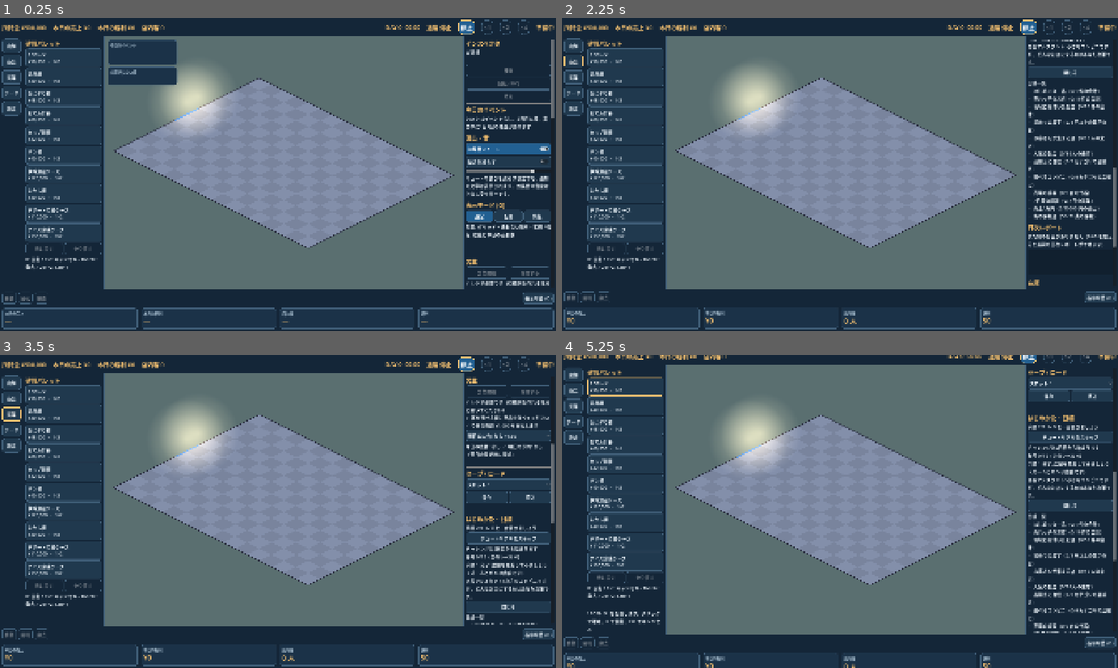
Above: before the commit, frames 1-4 (two rows, left to right).
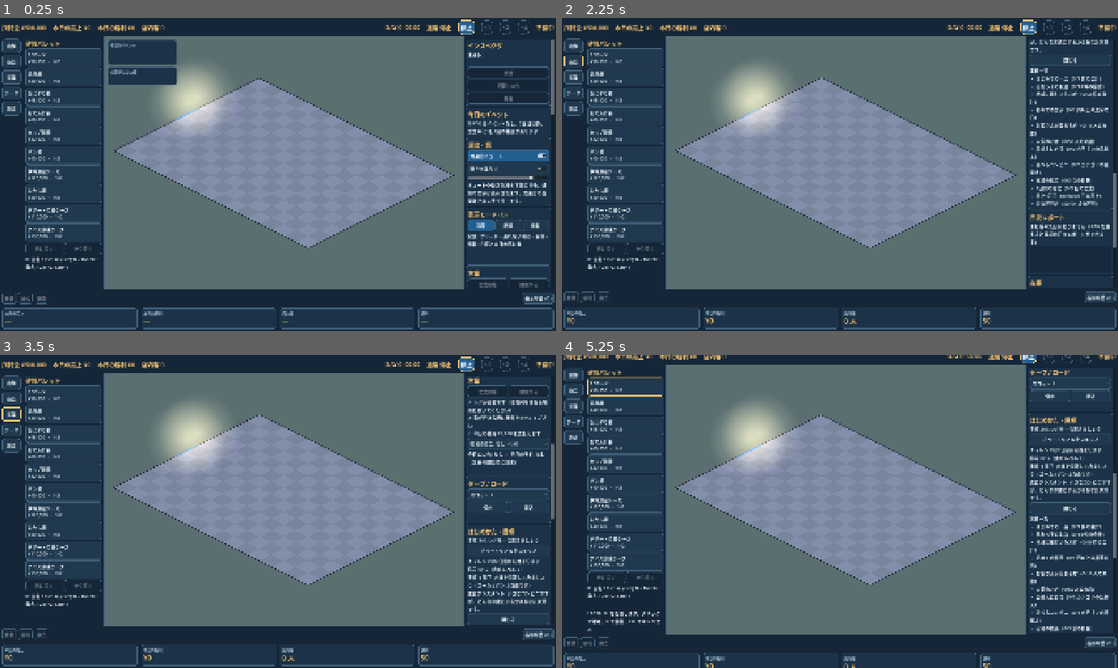
Above: after the commit, the same moments.

Repository: yn217/Convenience_store_Sim
Game: Godot game, scene res://scenes/main/Main.tscn
The game is run twice, just before and just after one commit, with the same random seed, the same clock (stepped at 60 frames per second) and the same inputs.
Inputs:
- Up to frame 1 (0.25 s): no input
- Up to frame 2 (2.25 s): click "停止" at 0.5 s; click "店舗" at 1.25 s; click "商品" at 2 s
- Up to frame 3 (3.5 s): click "営業" at 2.75 s
- Up to frame 4 (5.25 s): click "データ" at 3.5 s; click "設定" at 4.25 s; click "POSレジ ¥90,000 ・ 1×2" at 5 s

The runs differ from the first frame. In frame 1, 4.5% of the frame differs, in the area x 83-100%, y 7-87%; in frame 2, 4.4%; in frame 3, 4.3%; in frame 4, 4.2%.

Commit message:
feat(ui): inspector sections become stacked cards (#61)
Each inspector section (SectionTitle label plus the nodes after it) moves into its own Card PanelContainer instead of being separated by HSeparators. CommandBar and LeftNav look nodes up recursively, and the tests find nodes by name. No texts or behaviour change.

Co-Authored-By: Claude Haiku <noreply@anthropic.com>

Diff:
--- a/scripts/presentation/command_bar.gd
+++ b/scripts/presentation/command_bar.gd
@@ -8,7 +8,6 @@
 	{"label": "回転", "target": "RotateButton"},
 	{"label": "撤去", "target": "RemoveButton"},
 ]
-const BODY := "../MainArea/FixtureInspector/Scroll/Body"
 
 var _pairs: Array = []   # [bar button, inspector button]
 var _mode_button: Button
@@ -19,18 +18,16 @@
 	var row := HBoxContainer.new()
 	row.add_theme_constant_override("separation", 8)
 	add_child(row)
-	var body := get_node_or_null(BODY)
-	if body != null:
-		for a in ACTIONS:
-			var target := body.get_node_or_null(a["target"]) as Button
-			if target == null:
-				continue
-			var b := Button.new()
-			b.text = a["label"]
-			b.focus_mode = Control.FOCUS_NONE
-			b.pressed.connect(func(): target.pressed.emit())
-			row.add_child(b)
-			_pairs.append([b, target])
+	for a in ACTIONS:
+		var target := get_parent().find_child(a["target"], true, false) as Button   # the inspector's button (sections are cards now)
+		if target == null:
+			continue
+		var b := Button.new()
+		b.text = a["label"]
+		b.focus_mode = Control.FOCUS_NONE
+		b.pressed.connect(func(): target.pressed.emit())
+		row.add_child(b)
+		_pairs.append([b, target])
 	var spacer := Control.new()
 	spacer.size_flags_horizontal = Control.SIZE_EXPAND_FILL
 	spacer.mouse_filter = Control.MOUSE_FILTER_IGNORE
--- a/scripts/presentation/left_nav.gd
+++ b/scripts/presentation/left_nav.gd
@@ -5,7 +5,6 @@
 ## visibility toggling, so every section stays where the controllers placed it.
 
 const WIDTH := 72
-const BODY := "FixtureInspector/Scroll/Body"   # relative to the MainArea (this node's parent)
 ## Each entry: button label, and the section-title prefixes to try in order (first match wins).
 const ITEMS := [
 	{"label": "店舗", "keys": ["選択", "未選択"]},
@@ -37,14 +36,14 @@
 	var parent_node := get_parent()
 	if parent_node == null:
 		return
-	var body := parent_node.get_node_or_null(BODY)
-	if body == null:
+	var inspector := parent_node.find_child("FixtureInspector", true, false)
+	if inspector == null:
 		return
-	var scroll := body.get_parent() as ScrollContainer
+	var scroll := inspector.find_child("Scroll", true, false) as ScrollContainer
 	if scroll == null:
 		return
 	for key in keys:
-		for node in body.find_children("*", "Label", true, false):
+		for node in inspector.find_children("*", "Label", true, false):
 			var label := node as Label
 			if label != null and label.is_visible_in_tree() and label.text.begins_with(key):
 				scroll.ensure_control_visible.call_deferred(label)
--- a/scripts/presentation/main_layout.gd
+++ b/scripts/presentation/main_layout.gd
@@ -36,22 +36,55 @@
 	style_sections.call_deferred()
 
 
-## Section headings of the side panels (the 20 px title labels the controllers add) get the warm heading style
-## and a rule above them, so the inspector reads as stacked cards without moving any node.
+## Section headings get the warm heading style. The inspector sections become cards: each SectionTitle
+## label and the nodes after it (up to the next title) move, in order, into one Card PanelContainer.
+## The palette keeps the flat list with a rule above each heading.
 func style_sections() -> void:
-	for body in [$Layout/MainArea/FixtureInspector/Scroll/Body, $Layout/MainArea/BuildPalette/Body]:
-		var first := true
-		for child in body.get_children():
-			if not (child is Label) or child.theme_type_variation == &"SectionTitle":
-				continue
-			if not child.has_theme_font_size_override("font_size") or child.get_theme_font_size("font_size") != 20:
-				continue
+	var inspector: VBoxContainer = $Layout/MainArea/FixtureInspector/Scroll/Body
+	for child in inspector.get_children():
+		if _is_section_title(child):
 			child.theme_type_variation = &"SectionTitle"
-			if not first:
-				var rule := HSeparator.new()
-				body.add_child(rule)
-				body.move_child(rule, child.get_index())
-			first = false
+	_wrap_cards(inspector)
+	_separate_palette_sections($Layout/MainArea/BuildPalette/Body)
+
+
+func _is_section_title(node: Node) -> bool:
+	if not (node is Label):
+		return false
+	if node.theme_type_variation == &"SectionTitle":
+		return true
+	return node.has_theme_font_size_override("font_size") and node.get_theme_font_size("font_size") == 20
+
+
+func _wrap_cards(body: VBoxContainer) -> void:
+	var sections: Array = []   # one Array of nodes per section, title first; nodes above the first title stay put
+	for child in body.get_children():
+		if child is Label and child.theme_type_variation == &"SectionTitle":
+			sections.append([])
+		if not sections.is_empty():
+			sections[-1].append(child)
+	for section in sections:
+		var card := PanelContainer.new()
+		card.theme_type_variation = &"Card"
+		var column := VBoxContainer.new()
+		card.add_child(column)
+		body.add_child(card)
+		body.move_child(card, (section[0] as Node).get_index())
+		for node in section:
+			(node as Node).reparent(column)
+
+
+func _separate_palette_sections(body: VBoxContainer) -> void:
+	var first := true
+	for child in body.get_children():
+		if not _is_section_title(child):
+			continue
+		child.theme_type_variation = &"SectionTitle"
+		if not first:
+			var rule := HSeparator.new()
+			body.add_child(rule)
+			body.move_child(rule, child.get_index())
+		first = false
 
 
 func is_compact() -> bool:
--- a/tests/scene/test_build_ui.gd
+++ b/tests/scene/test_build_ui.gd
@@ -151,12 +151,11 @@
 	r["ctl"].handle_event(_key(KEY_ESCAPE))
 	_click(r, Vector2i(5, 6))       # observe mode: select the second cell of the shelf
 	t.eq(bc.selected_fixture_id, "fx_0001", "clicking any occupied cell selects the fixture")
-	var label := main.get_node("Layout/MainArea/FixtureInspector/Scroll/Body/FixtureLabel") as Label
+	var label := main.find_child("FixtureLabel", true, false) as Label
 	t.ok(label.text.contains("位置 (5, 5)") and label.text.contains("アクセス面 E"), "inspector: " + label.text)
-	var body := "Layout/MainArea/FixtureInspector/Scroll/Body/"
-	t.ok(not (main.get_node(body + "MoveButton") as Button).disabled, "move enabled in SETUP")
+	t.ok(not (main.find_child("MoveButton", true, false) as Button).disabled, "move enabled in SETUP")
 	# Move
-	main.get_node(body + "MoveButton").pressed.emit()
+	main.find_child("MoveButton", true, false).pressed.emit()
 	t.eq(bc.mode, 2, "MOVE mode")
 	_hover(r, Vector2i(9, 3))
 	t.ok(_preview(r).contains("移動できます"), _preview(r))
@@ -167,7 +166,7 @@
 	t.eq(bc.mode, 0, "MOVE mode ends after commit")
 	# Rotate in place
 	_click(r, Vector2i(9, 3))
-	main.get_node(body + "RotateButton").pressed.emit()
+	main.find_child("RotateButton", true, false).pressed.emit()
 	t.eq(state.grid.instances["fx_0001"]["rotation"], 1, "rotate button turns it 90°")
 	# Undo x3 via buttons, redo x3
 	var undo := main.get_node("Layout/MainArea/BuildPalette/Body/UndoRow/UndoButton") as Button
@@ -188,7 +187,7 @@
 	t.eq(state.cash_yen, 460000, "bought again once")
 	# Remove with confirmation
 	_click(r, Vector2i(9, 3))
-	main.get_node(body + "RemoveButton").pressed.emit()
+	main.find_child("RemoveButton", true, false).pressed.emit()
 	t.ok(main.get_node("RemoveDialog").visible, "removal asks for confirmation")
 	t.eq(state.grid.instances.size(), 1, "nothing removed before confirming")
 	main.get_node("RemoveDialog").confirmed.emit()
--- a/tests/scene/test_command_bar.gd
+++ b/tests/scene/test_command_bar.gd
@@ -11,7 +11,7 @@
 	t.eq(bar._pairs.size(), 3, "move / rotate / remove")
 	for p in bar._pairs:
 		t.ok((p[0] as Button).disabled, "nothing selected: disabled like the inspector")
-	var rotate: Button = main.get_node("Layout/MainArea/FixtureInspector/Scroll/Body/RotateButton")
+	var rotate: Button = main.find_child("RotateButton", true, false)
 	var hits := {"n": 0}
 	rotate.pressed.connect(func(): hits["n"] += 1)
 	rotate.disabled = false
--- a/tests/scene/test_section_cards.gd
+++ b/tests/scene/test_section_cards.gd
@@ -1,22 +1,25 @@
 extends RefCounted
-## Issue #61 (GUI side): inspector sections get the heading style and rules, no node is moved.
+## Issue #61 (GUI side): each inspector section is a Card whose content starts with its SectionTitle label.
 
 
-func test_inspector_titles_are_styled_and_separated(t, tree) -> void:
+func test_inspector_sections_are_cards(t, tree) -> void:
 	var main: Node = load("res://scenes/main/Main.tscn").instantiate()
 	tree.root.add_child(main)
 	await tree.process_frame
 	await tree.process_frame
 	var body: Node = main.get_node("Layout/MainArea/FixtureInspector/Scroll/Body")
-	var titles := 0
-	var rules := 0
+	var cards := 0
+	var loose := 0
 	for c in body.get_children():
-		if c is Label and c.theme_type_variation == &"SectionTitle":
-			titles += 1
-		if c is HSeparator:
-			rules += 1
-	t.ok(titles >= 5, "section titles styled: %d" % titles)
-	t.eq(rules, titles - 1, "a rule above every heading except the first")
-	t.ok(body.get_node_or_null("MoveButton") != null, "existing node paths untouched")
+		if c is PanelContainer and c.theme_type_variation == &"Card":
+			cards += 1
+			var column: Node = c.get_child(0)
+			var first: Node = column.get_child(0)
+			t.ok(first is Label and first.theme_type_variation == &"SectionTitle", "card %d starts with its section title" % cards)
+		else:
+			loose += 1
+	t.ok(cards >= 5, "section cards: %d" % cards)
+	t.eq(loose, 0, "the inspector body holds only cards")
+	t.ok(main.find_child("MoveButton", true, false) != null, "nodes are still reachable by name")
 	main.queue_free()
 	await tree.process_frame
--- a/tests/scene/test_shell_camera_input.gd
+++ b/tests/scene/test_shell_camera_input.gd
@@ -243,7 +243,7 @@
 	var r: Array = await _boot(tree)
 	var main: Control = r[1]
 	var world: Node2D = r[2]
-	var label := main.get_node("Layout/MainArea/FixtureInspector/Scroll/Body/SelectionLabel") as Label
+	var label := main.find_child("SelectionLabel", true, false) as Label
 	t.eq(label.text, "未選択")
 	world.select_screen(world.projection.tile_center(Vector2i(3, 9)))
 	t.eq(label.text, "選択タイル (3, 9)")
--- a/tests/scene/test_ui_integration.gd
+++ b/tests/scene/test_ui_integration.gd
@@ -88,13 +88,13 @@
 	var app: Node = r[3]
 	_stock(app)
 	world.select_screen(world.projection.tile_center(Vector2i(4, 5)))
-	var text := (main.get_node("Layout/MainArea/FixtureInspector/Scroll/Body/FixtureLabel") as Label).text
+	var text := (main.find_child("FixtureLabel", true, false) as Label).text
 	t.ok(text.contains("おにぎり棚"), text)
 	t.ok(text.contains("row0: 鮭おにぎり 5/12"), "what is on the slot and how full")
 	t.ok(text.contains("売価 ¥150（原価 ¥100）"), "selling price against unit cost")
 	t.ok(text.contains("row1: 空き（容量 12）"), "empty slots show their capacity")
 	app.run_command({"command_id": "i9", "kind": &"SET_PRICE", "sku_id": "rice_001", "price_yen": 180})
-	text = (main.get_node("Layout/MainArea/FixtureInspector/Scroll/Body/FixtureLabel") as Label).text
+	text = (main.find_child("FixtureLabel", true, false) as Label).text
 	t.ok(text.contains("売価 ¥180"), "a price change shows up at once")
 	r[0].queue_free()
 	await tree.process_frame
